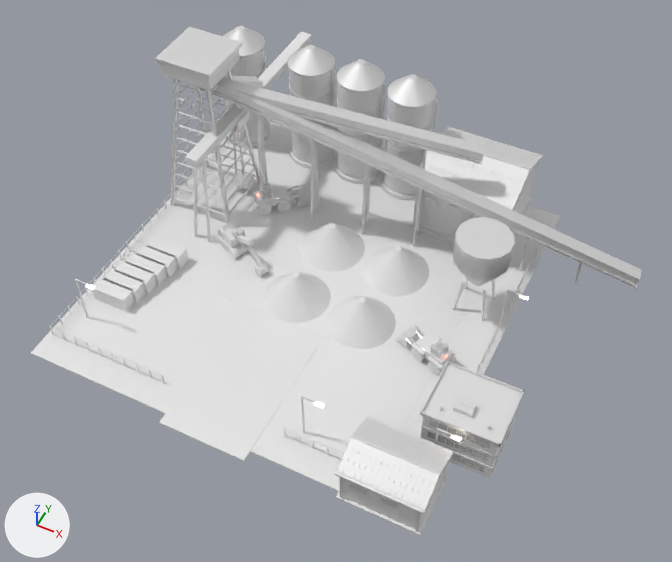
The FBX model Assets/Art/KayseriIsland/Models/Iron/Phase3/Depot_P3.fbx as it was, and as the next commit left it.
Camera for both pictures: a 50 mm lens placed at (55.6, 46.4, 142.4), pointed at (8.0, 141.6, 23.4). The axes (+X, +Y, +Z) are drawn at lower left. The lights are the same throughout. The picture after the commit comes second. Where no turn or scale is listed for an object, it has been applied to the vertices.

The older version as bpy lines, for what is in view:
```python
ob_depot_loader2 = bpy.data.objects.new('Depot.Loader2', me_depot_loader_002)
ob_depot_loader2.location = (27.0, 140.9, 13.3)
ob_depot_office = bpy.data.objects.new('Depot.Office', me_depot_office_001)
ob_depot_office.location = (38.0, 128.4, 13.3)
ob_depot_shed2 = bpy.data.objects.new('Depot.Shed2', me_depot_shed2_001)
ob_depot_shed2.location = (31.0, 115.1, 13.3)
ob_depot_silo0 = bpy.data.objects.new('Depot.Silo0', me_depot_silo0_001)
ob_depot_silo0.location = (-31.8, 179.6, 13.3)
ob_depot_silo1 = bpy.data.objects.new('Depot.Silo1', me_depot_silo1_001)
ob_depot_silo1.location = (-16.5, 180.0, 13.3)
# also in view: 'Depot.Loader' at (-14.9, 163.1, 15.9); 'Depot.Fence' at (0.0, 148.0, 14.5); 'Depot.Excav' at (-14.6, 148.1, 16.5); 'Depot.ConvA' at (-3.0, 166.0, 27.4); 'Depot.Gantry' at (-24.0, 170.0, 23.4)
```
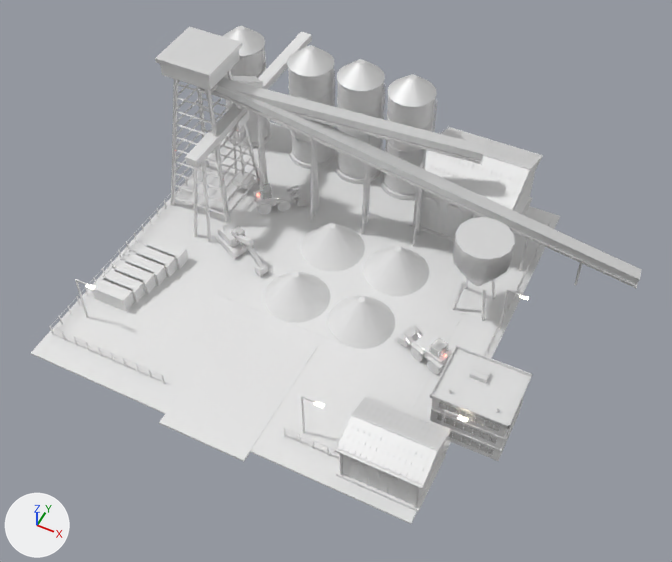
Changed parts and their boxes [x1, y1, x2, y2] in the pictures (672 x 562 px):
'Depot.Shed2', moved
    before: [335, 416, 453, 536]
    after: [335, 395, 451, 512]
'Depot.Office', moved
    before: [420, 361, 524, 479]
    after: [430, 345, 532, 461]
'Depot.Silo1', moved
    before: [288, 45, 336, 168]
    after: [287, 45, 336, 169]
'Depot.Loader2', moved
    before: [395, 325, 457, 375]
    after: [394, 325, 453, 375]

The change, as a list of edits to the scene's bpy script:
```text
Change ob_depot_loader2:
    ob_depot_loader2.location: (27.0, 140.9, 13.3) -> (26.9, 140.9, 13.3)
Change ob_depot_shed2:
    ob_depot_shed2.location: (31.0, 115.1, 13.3) -> (29.2, 118.7, 13.3)
Change ob_depot_silo1:
    ob_depot_silo1.location: (-16.5, 180.0, 13.3) -> (-16.5, 179.8, 13.3)
Change ob_depot_office:
    ob_depot_office.location: (38.0, 128.4, 13.3) -> (38.1, 131.9, 13.3)
```
